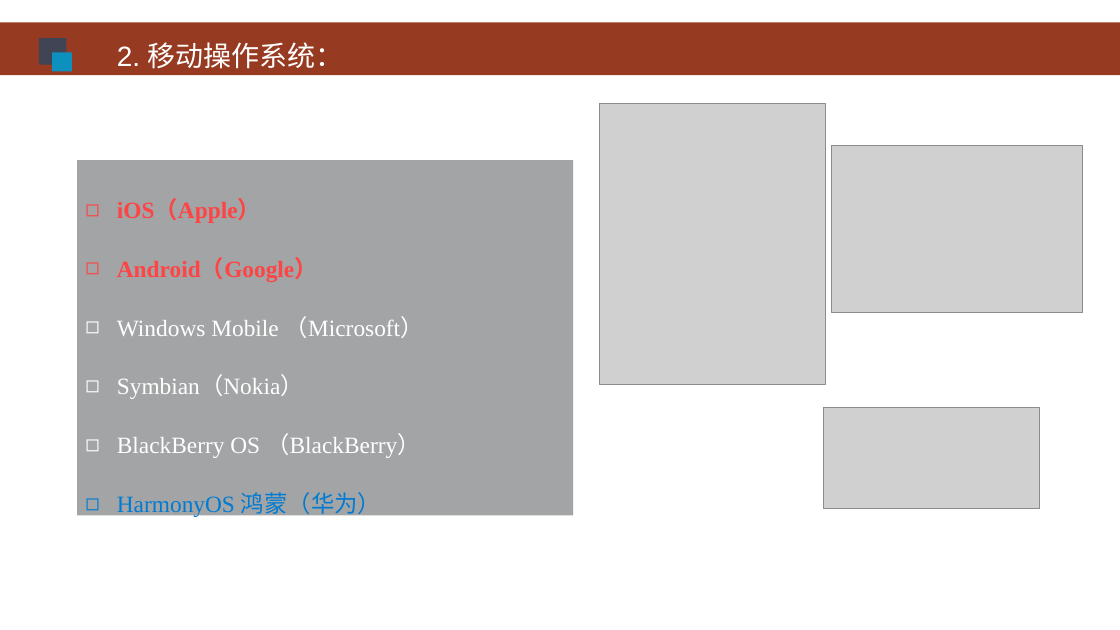
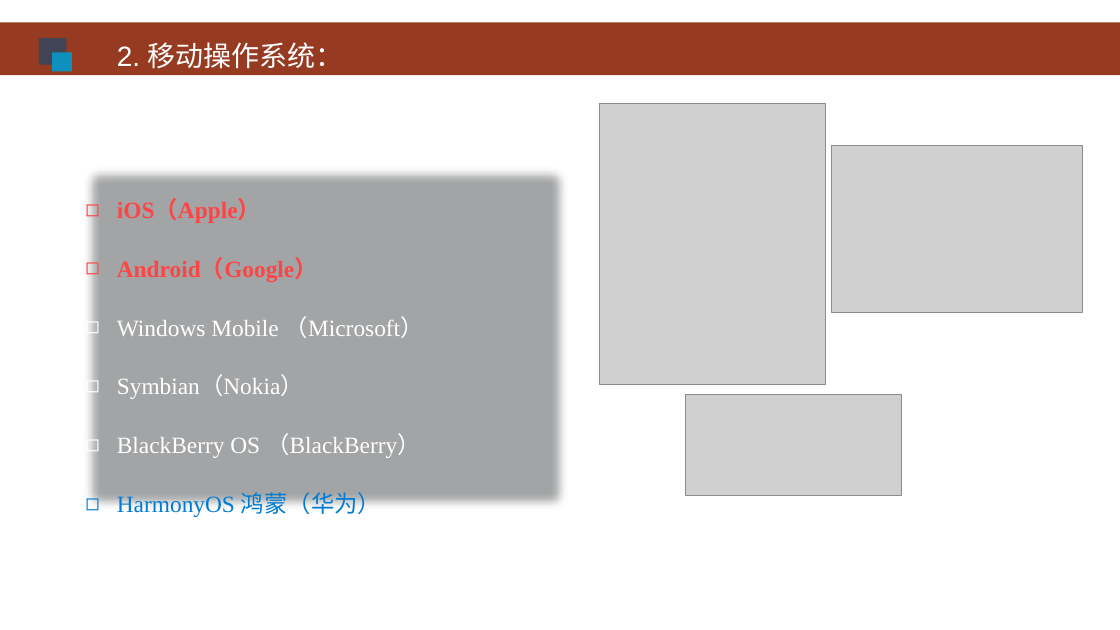
Before and after one commit to HBU/Android-PPT, a slide deck: slide 4 of 00.0 -- 移动开发 -- 第00章.pptx. Drawn at 1120x630 pixels with LibreOffice and Linux fonts; fonts in the diff are those of the drawing; grey boxes stand for pictures; background and template pictures are left out. Boxes give left, top, right and bottom in pixels: in the first picture for what was removed or moved away, otherwise in the second. Text is boxed around its words. In the diff, an @@ line names an element or a change of style, - is before the commit and + after.

```diff
--- a/00.0 -- 移动开发 -- 第00章.pptx
+++ b/00.0 -- 移动开发 -- 第00章.pptx
@@ text "iOS（Apple）" rewrapped from box(77, 160, 574, 516) to box(117, 200, 424, 518) @@
@@ picture: place and size @@
-picture at box(824, 408, 1040, 508)
+picture at box(686, 394, 902, 495)
```
Also in this commit, not shown: 3 other slides changed, 1 other file.
